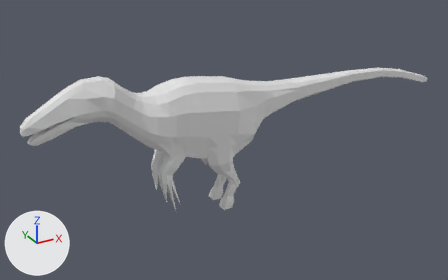
The Blender file Entitys/CREATURES/raptor.blend: old version first, new version second.
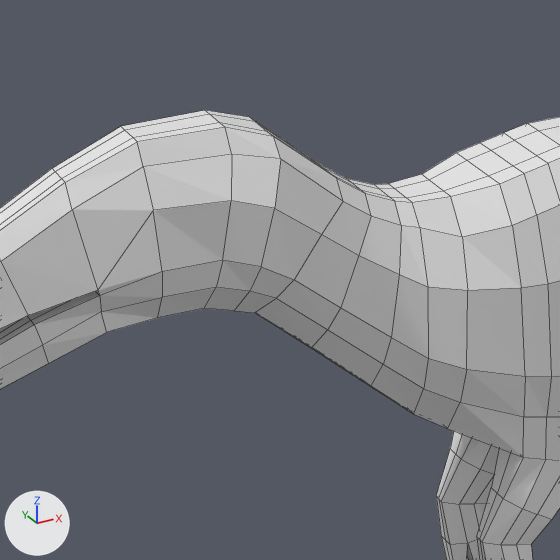
Old and new are each drawn whole from a camera (50 mm lens) standing at (-5.49, -11.23, 5.07) and looking at (0.83, 0.26, -0.68) and again close up on the part from 11% to 40% of the width and 18% to 64% of the height. Arrows for +X, +Y and +Z are at lower left; the lights stay in place. The close-ups show mesh edges as thin lines.
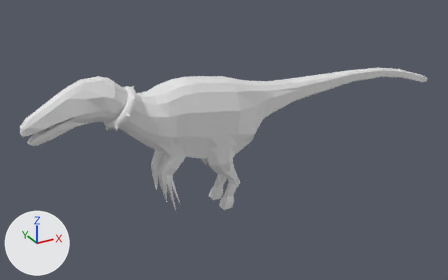
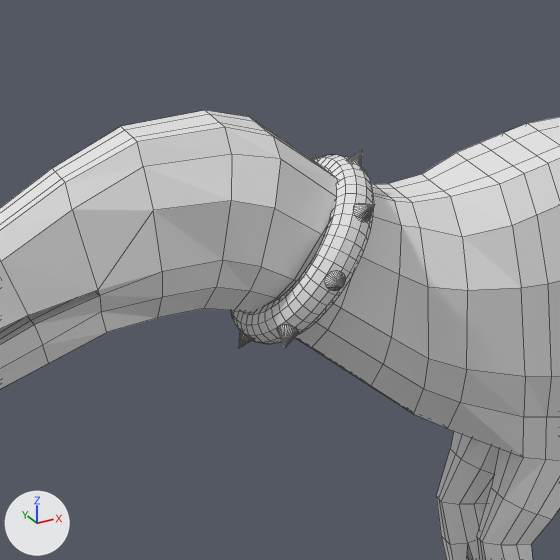
Boxes [x1, y1, x2, y2] around the edits, measured in the close-ups (560 x 560 px):
'Cone.008', added
    after: [231, 150, 375, 349]

What the commit changed:
Mesh me_cone_008 is new.
It has 840 vertices, 840 faces and spans x -1.9..2.1, y -11.3..11.3, z -21.5..1.0.
Object 'Cone.008' (ob_cone_008) is new; it shows me_cone_008.
Its location is (-1.904, -0.345, 0.379).
Its rotation in degrees is (45, -142, -0.2).
Its scale is (0.0478, 0.0478, 0.0478).
